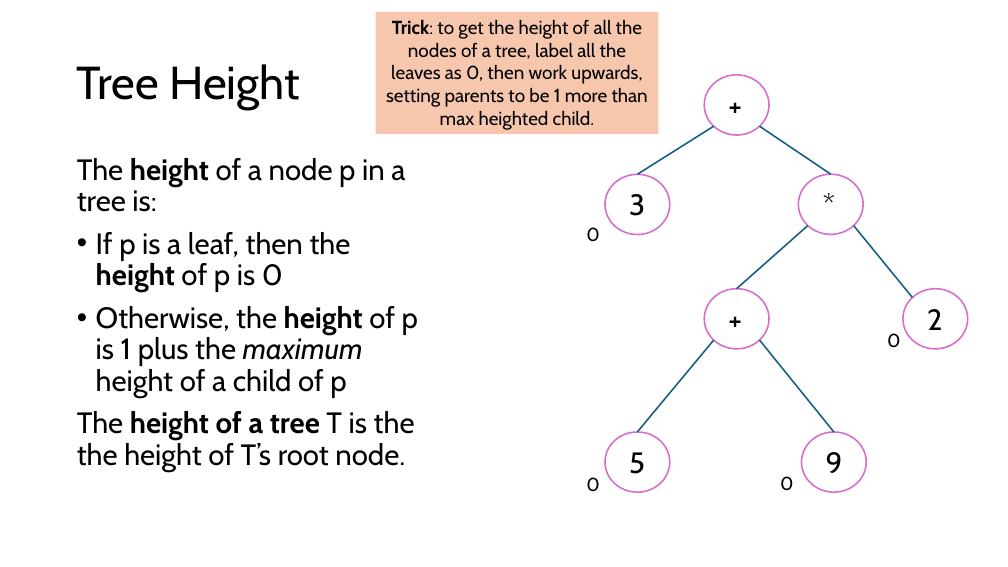
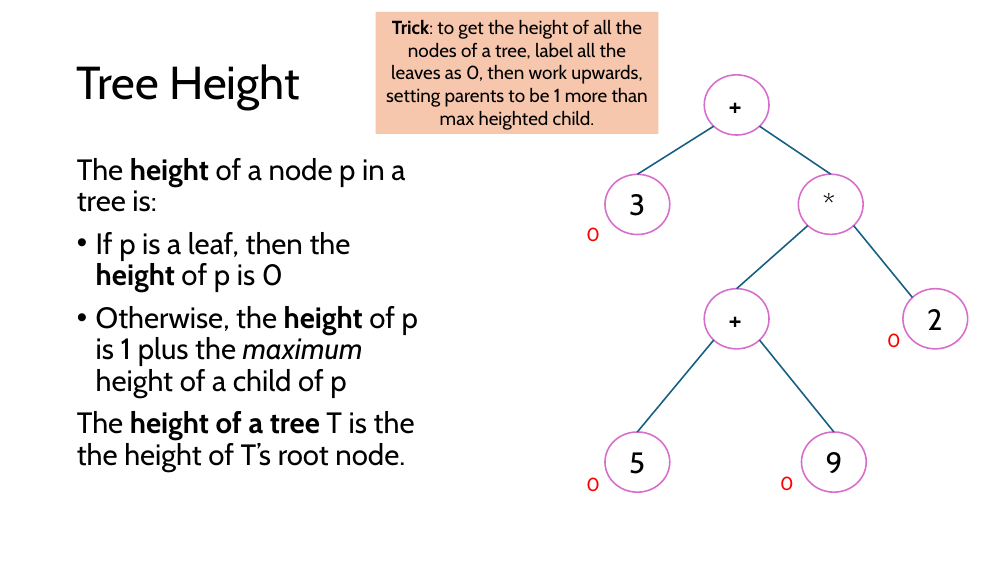
Before and after one commit to sotasota-sfu/cmpt225Summer2026, a slide deck: slide 27 of lectures/lecture12_13_14/lecture_trees.pptx (slide 26 before the commit). Drawn at 1008x567 pixels with LibreOffice and Linux fonts; fonts in the diff are those of the drawing. Boxes give left, top, right and bottom in pixels: in the first picture for what was removed or moved away, otherwise in the second. Text is boxed around its words. In the diff, an @@ line names an element or a change of style, - is before the commit and + after.

```diff
--- a/lectures/lecture12_13_14/lecture_trees.pptx
+++ b/lectures/lecture12_13_14/lecture_trees.pptx
@@ text colour #000000 to #FF0000 in 4 elements at (586, 227, 599, 242), (586, 477, 599, 492), (780, 476, 793, 491), (887, 333, 900, 348) @@
```
Also in this commit, not shown: 5 other slides changed, 3 slides added, 1 other file.
